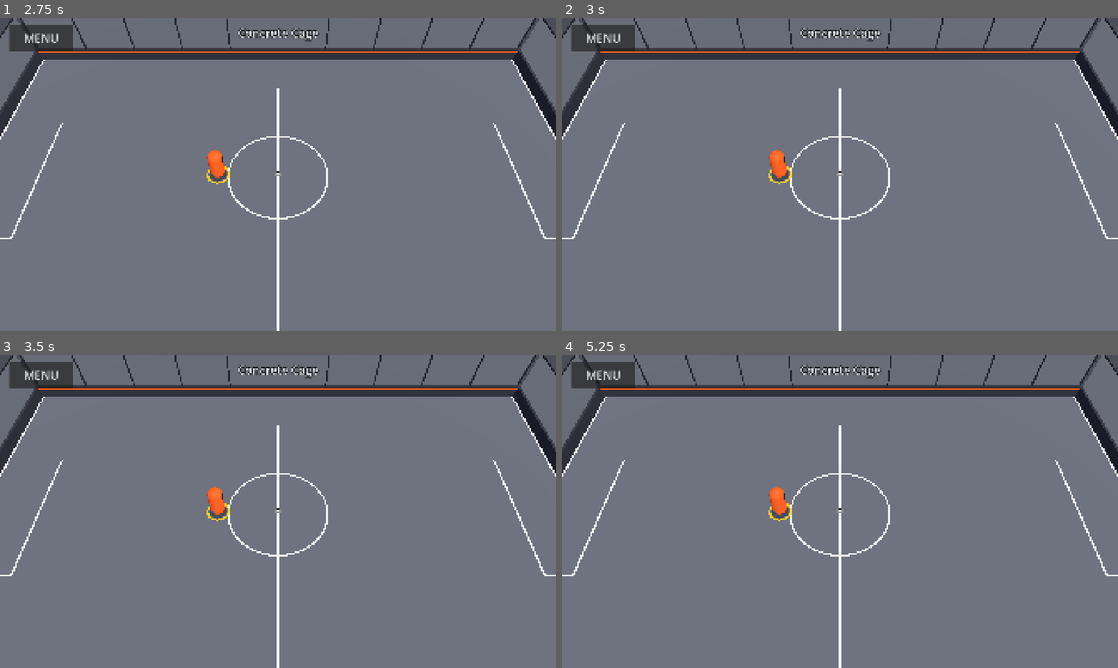
Above: before the commit, frames 1-4 (two rows, left to right).
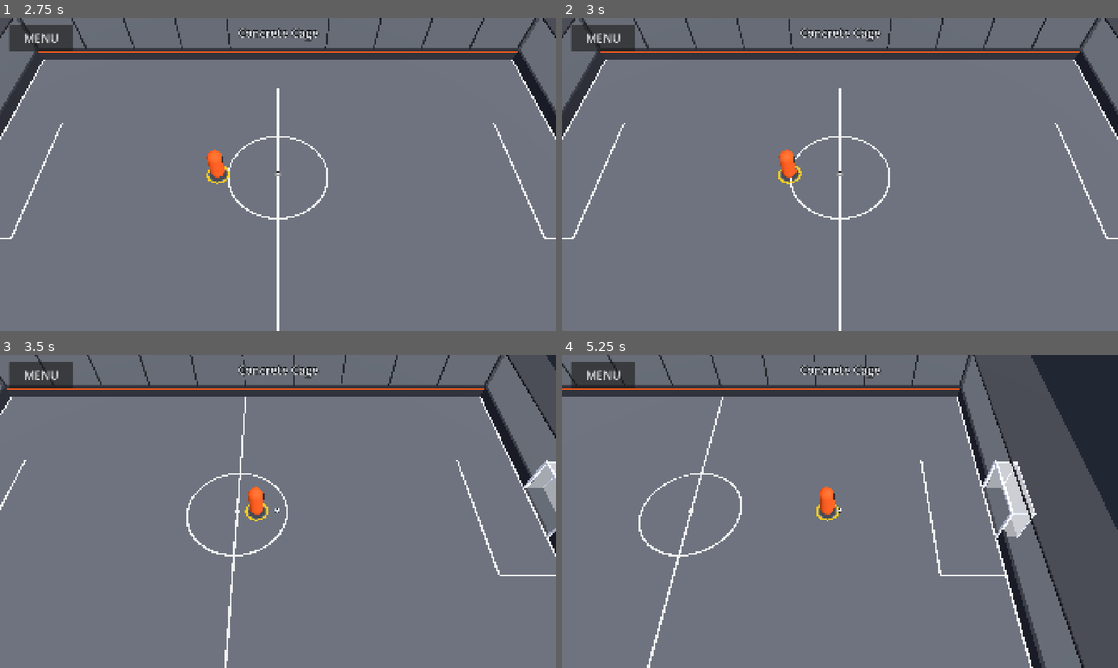
Above: after the commit, the same moments.

Repository: Ytyoussef123/RACING
Game: Godot game, scene res://scenes/boot/boot_screen.tscn
Same seed, same stepped clock (60 frames per second), same inputs: the game is played once before the commit and once after it.
Inputs (mouse positions are in pixels of both pictures, inside the frame that each line leads up to):
- Up to frame 1 (2.75 s): click "Play — Concrete Cage" at 0.5 s; click "MENU" at 1.25 s; click "Play — Concrete Cage" at 2 s
- Up to frame 2 (3 s): tap Enter at 2.75 s; move the mouse to (962, 158) at 2.77 s; hold D from 2.78 s (still down); hold Shift from 2.78 s (still down); click (962, 158) at 2.92 s
- Up to frame 3 (3.5 s): keep holding D; keep holding Shift; tap Space at 3.02 s
- Up to frame 4 (5.25 s): release D at 3.5 s; release Shift at 3.5 s; drag from (728, 527) to (812, 574) at 3.52 s; move the mouse to (895, 442) at 4.27 s; hold D 4.28-5 s; hold Shift 4.28-5 s; drag from (812, 574) to (673, 464) at 5.02 s

Frame 1 is identical in both runs. In frame 2, 0.4% of the frame differs, in the area x 37-44%, y 42-54%; in frame 3, 7.3%; in frame 4, 22%, in the area x 0-100%, y 0-100%.
Error before the commit: Parse Error: Name "draw" called as a function but is a "Signal". (res://scripts/ui/touch_controls.gd:109)
Error after the commit: Invalid assignment of property or key 'zone' with value of type 'Rect2' on a base object of type 'VirtualJoystick'. (res://scripts/ui/touch_controls.gd:97)

Commit message:
Fix match scene compile error: rename draw() helpers to render()
CanvasItem has a 'draw' signal, so calling a method named draw() failed
to compile and broke the match scene. CI now prints each distinct error
once instead of repeating it every frame.

Co-Authored-By: Claude Opus 5.5 <noreply@anthropic.com>
Claude-Session: https://claude.ai/code/session_01DzDgJmNS4phE2fFBij9fZM

Diff:
--- a/street-football/scripts/ui/touch_button.gd
+++ b/street-football/scripts/ui/touch_button.gd
@@ -36,7 +36,7 @@
 	return pressed
 
 
-func draw(canvas: CanvasItem, font: Font, text: String, font_size: int) -> void:
+func render(canvas: CanvasItem, font: Font, text: String, font_size: int) -> void:
 	var held := is_held()
 	canvas.draw_circle(center, radius, Color(color, 0.85 if held else 0.45))
 	canvas.draw_arc(center, radius, 0.0, TAU, 48, Color(1.0, 1.0, 1.0, 0.8), 3.0, true)
--- a/street-football/scripts/ui/touch_controls.gd
+++ b/street-football/scripts/ui/touch_controls.gd
@@ -106,12 +106,12 @@
 
 
 func _draw() -> void:
-	_joystick.draw(self)
+	_joystick.render(self)
 	var font := get_theme_default_font()
 	for id in BUTTON_IDS:
 		var button: TouchButton = _buttons[id]
 		var font_size := int(button.radius * 0.38)
-		button.draw(self, font, tr(button.label_key), font_size)
+		button.render(self, font, tr(button.label_key), font_size)
 
 
 func _num(key: String, fallback: float) -> float:
--- a/street-football/scripts/ui/virtual_joystick.gd
+++ b/street-football/scripts/ui/virtual_joystick.gd
@@ -39,7 +39,7 @@
 	return v / length * ((length - dead_zone) / (1.0 - dead_zone))
 
 
-func draw(canvas: CanvasItem) -> void:
+func render(canvas: CanvasItem) -> void:
 	var active := finger >= 0
 	var base := _base if active else rest_position
 	var knob := _knob if active else rest_position
